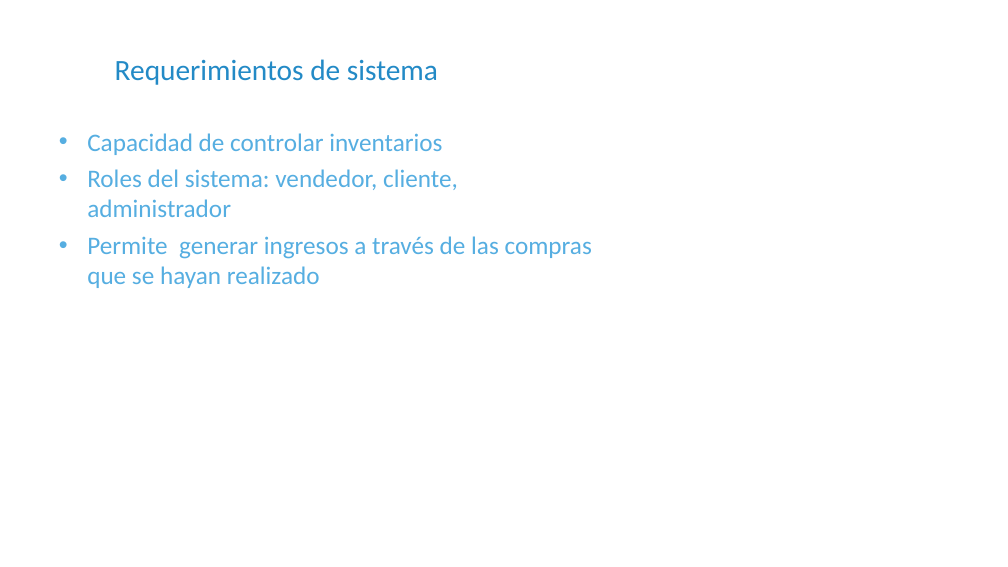
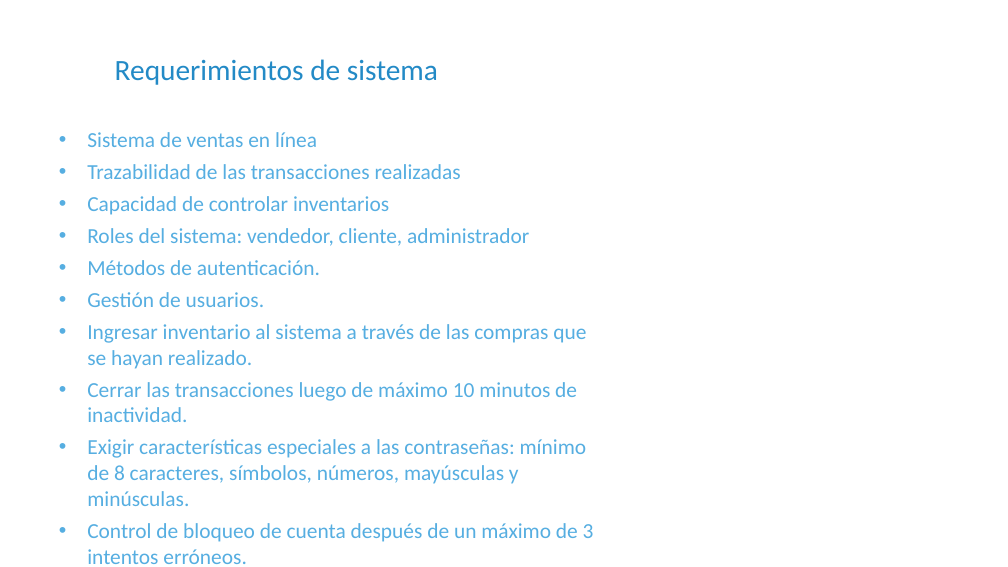
Before and after one commit to Djespinosa/TifStore, a slide deck: slide 8 of src/assets/Documentación/TIF_Store_presentación.pptx (slide 10 before the commit). Drawn at 1008x567 pixels with LibreOffice and Linux fonts; fonts in the diff are those of the drawing; background and template pictures are left out. Boxes give left, top, right and bottom in pixels: in the first picture for what was removed or moved away, otherwise in the second. Text is boxed around its words. In the diff, an @@ line names an element or a change of style, - is before the commit and + after.

```diff
--- a/src/assets/Documentación/TIF_Store_presentación.pptx
+++ b/src/assets/Documentación/TIF_Store_presentación.pptx
@@ text at (87,132,461,179): paragraphs added @@
+• Sistema de ventas en línea
+• Trazabilidad de las transacciones realizadas
@@ text at (87,196,529,246): size 24 to 20.4 pt in "Capacidad de controlar inventarios", "Roles del sistema: vendedor, cliente, administrador" @@
@@ text at (87,260,594,564): text changed; size 24 to 20.4 pt @@
-• Permite generar ingresos a través de las compras que se hayan realizado
+• Métodos de autenticación.
+• Gestión de usuarios.
+• Ingresar inventario al sistema a través de las compras que se hayan realizado.
+• Cerrar las transacciones luego de máximo 10 minutos de inactividad.
+• Exigir características especiales a las contraseñas: mínimo de 8 caracteres, símbolos, números, mayúsculas y minúsculas.
+• Control de bloqueo de cuenta después de un máximo de 3 intentos erróneos.
```
Also in this commit, not shown: 5 other slides changed, 3 slides added, 5 slides removed, 26 other files.
